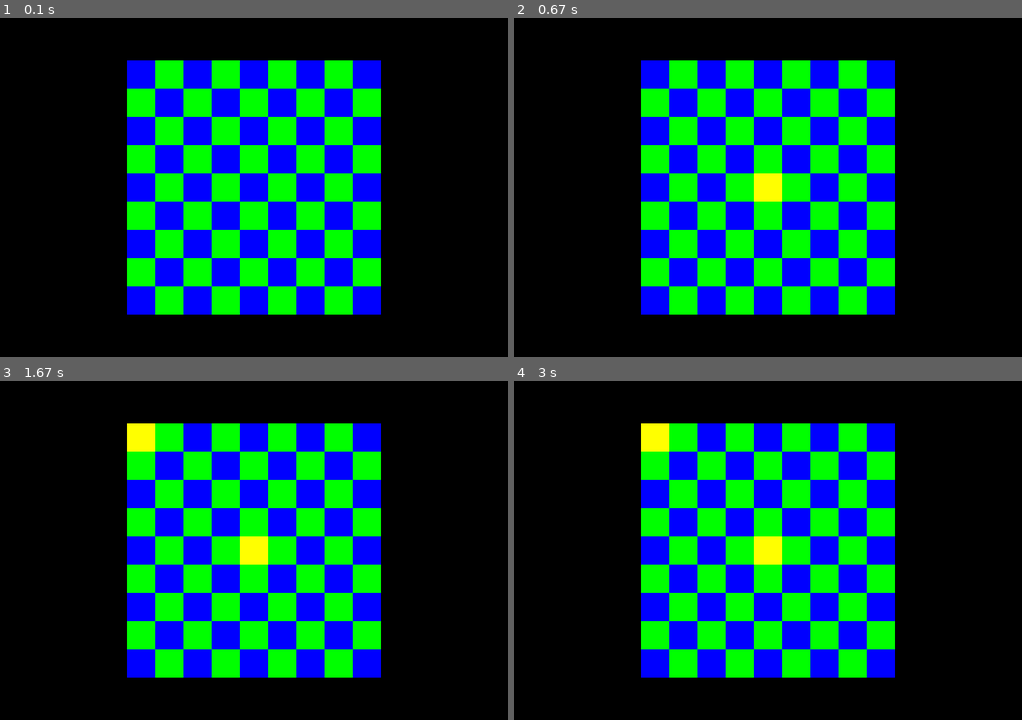
Above: before the commit, frames 1-4 (two rows, left to right).
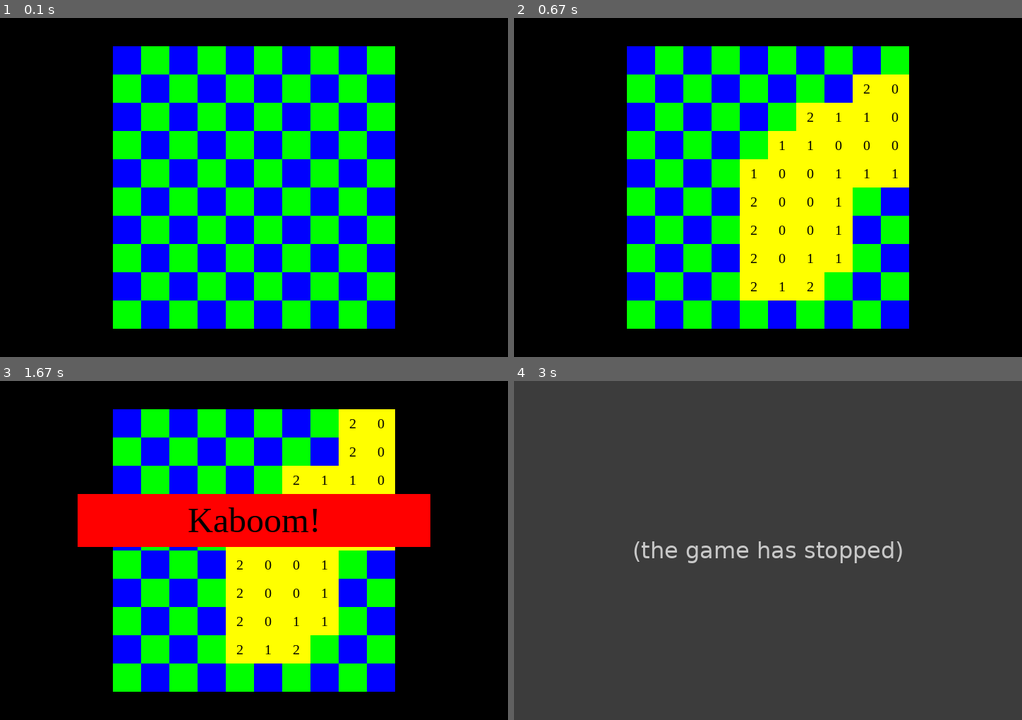
Above: after the commit, the same moments.

Repository: leez-genasi/GAMES
Game: pygame game, started from minesweeper.py
The game is run twice, just before and just after one commit, with the same random seed, the same clock (stepped at 60 frames per second) and the same inputs.
Inputs (mouse positions are in pixels of both pictures, inside the frame that each line leads up to):
- Up to frame 1 (0.1 s): no input
- Up to frame 2 (0.67 s): click (768, 187) at 0.42 s
- Up to frame 3 (1.67 s): click (127, 421) at 0.77 s
- Up to frame 4 (3 s): no input

The runs differ from the first frame. In frame 1, 28% of the frame differs, in the area x 22-78%, y 8-92%; in frame 2, 34%; in frame 3, 38%; in frame 4, 100%, in the area x 0-100%, y 0-100%.
After the commit the program exited at 2.87 s; later frames show no game.

Commit message:
game lose/win con + open adj

Diff:
--- a/minesweeper.py
+++ b/minesweeper.py
@@ -1,12 +1,14 @@
 import copy
-import pygame, random
-import numpy as np
+import time
+import pygame
+import random
 
 win_x = 720
 win_y = 480
-
-grid_no = 9
-grid_size = 40   # 360 * 360
+fps = pygame.time.Clock()
+
+grid_no = 10
+grid_size = 40   # 400 * 400
 
 border_side = (win_x-(grid_no*grid_size))//2
 border_up = (win_y-(grid_no*grid_size))//2
@@ -62,12 +64,29 @@
                     count[y+i][x+j]+=1
             break
 
+for i in range(len(mines)):
+    print(mines[i])
+
+print()
+
+for i in range(len(count)):
+    print(count[i])
 pygame.init()
 game_win = pygame.display.set_mode((win_x, win_y))
 pygame.display.set_caption('Minesweeper')
 
 
 # flag[0][0]=0
+
+
+def check_adjacent(x, y):
+    for row in range(-1, 2):
+        if x+row < 0 or x+row > grid_no-1: continue
+        for col in range(-1, 2):
+            if y + col < 0 or y + col > grid_no - 1: continue
+            elif row == 0 and col == 0: continue
+
+            if flag[x+row][y+col] is None: flag[x+row][y+col] = 0 # open
 
 def draw_grid():
     for pos_x in range(border_side, (win_x-border_side), grid_size):
@@ -77,49 +96,106 @@
             y = (pos_y-border_up)//grid_size
             if flag[x][y] == 0: # open: check adj empty cells + print number
                 grid_color = yellow
-            elif flag[x][y] == 1: # flag
-                grid_color = pink
-            elif (x+y)%2 == 0:
-                grid_color = blue
+                board[x][y] = pygame.Rect(pos_x, pos_y, grid_size, grid_size)
+                pygame.draw.rect(game_win, grid_color, board[x][y])
+
+                no_mines = count[y][x]
+                if no_mines == 0: check_adjacent(x, y)
+                font = pygame.font.SysFont('Times New Roman', 20)
+                surface = font.render(f"{no_mines}", True, black)
+                rect = surface.get_rect()
+                rect.center = board[x][y].center
+                game_win.blit(surface, rect)
             else:
-                grid_color = green
-
-            board[x][y] = pygame.Rect(pos_x, pos_y, grid_size, grid_size)
-            pygame.draw.rect(game_win, grid_color, board[x][y])
+                if flag[x][y] == 1: grid_color = pink # flag
+                elif (x+y)%2 == 0: grid_color = blue
+                else: grid_color = green
+                board[x][y] = pygame.Rect(pos_x, pos_y, grid_size, grid_size)
+                pygame.draw.rect(game_win, grid_color, board[x][y])
+
+
 
 run = True
+
+def game_over():
+    font = pygame.font.SysFont('Times New Roman', 50)
+    surface = font.render('Kaboom!', True, black)
+
+    bg_rect = pygame.Rect(0, 0, 500, 75)
+    bg_rect.midtop = (win_x//2, win_y//3)
+
+    text_rect = surface.get_rect()
+    text_rect.center = bg_rect.center
+    pygame.draw.rect(game_win, red, bg_rect)
+
+    game_win.blit(surface, text_rect)
+    run = False
+    return run
+
+def game_over_win():
+    font = pygame.font.SysFont('Times New Roman', 50)
+    surface = font.render('Win!', True, black)
+
+    bg_rect = pygame.Rect(0, 0, 500, 75)
+    bg_rect.midtop = (win_x//2, win_y//3)
+
+    text_rect = surface.get_rect()
+    text_rect.center = bg_rect.center
+    pygame.draw.rect(game_win, green, bg_rect)
+
+    game_win.blit(surface, text_rect)
+    run = False
+    return run
+
+
 game_win.fill(black)
 draw_grid()
 while run:
+    game_win.fill(black)
+    draw_grid()
+
     mouse_pos = pygame.mouse.get_pos()
     for event in pygame.event.get():
         if event.type == pygame.QUIT:
             run = False
         if event.type == pygame.MOUSEBUTTONDOWN:
-
-
             for i in range(0, len(board)):
                 for j in range(0, len(board[i])):
                     board_rect = board[i][j]
                     if board_rect.collidepoint(mouse_pos):
                         if event.button == 1: # lclick to open
-                            if flag[i][j] == None: flag[i][j] = 0
+                            if mines[j][i] == 1:
+                                run = game_over()
+                            elif flag[i][j] is None: flag[i][j] = 0
                         if event.button == 3: # rclick to flag
-                            if flag[i][j] == None:
-                                flag[i][j] = 1;
+                            if flag[i][j] is None:
+                                flag[i][j] = 1
                             elif flag[i][j] == 1:
                                 flag[i][j] = None
 
-    game_win.fill(black)
-    draw_grid()
-    pygame.display.update()
-
+    flag_count = 0
+    for i in range(len(flag)):
+        for j in range(len(flag[i])):
+            if flag[i][j] == 0: flag_count+=1
+
+    if flag_count == (grid_no**2)-mine_no:
+        print("G/W triggered")
+        run = game_over_win()
+
+    pygame.display.flip()
+    fps.tick(15)
+
+time.sleep(2)
 pygame.quit()
 quit()
 
 '''
 TO DO:
-[ ] print numbers when tile is clicked
-[ ] check and open adjacent empty tiles
+[0] print numbers when tile is clicked
+[0] check and open adjacent empty tiles
 [o] prevent editing of flag[] once opened
-'''
+[o] g/o condition
+[ ] g/w condition
+
+[ ] animate mine exploding game over
+'''
--- a/pygame test.py
+++ b/pygame test.py
@@ -29,7 +29,7 @@
     # grid_surface = pygame.Surface(grid_size, grid_size)
     for x in range(0, win_x, grid_size):
         for y in range(0, win_y, grid_size):
-            # pygame.rect(pos_x, pos_y, size_x, size_y)
+            # pygame.Rect(pos_x, pos_y, size_x, size_y)
             rect = pygame.Rect(x, y, grid_size, grid_size)
 
             # pygame.draw.rect(surface to draw on, color, rect to draw, border width)
